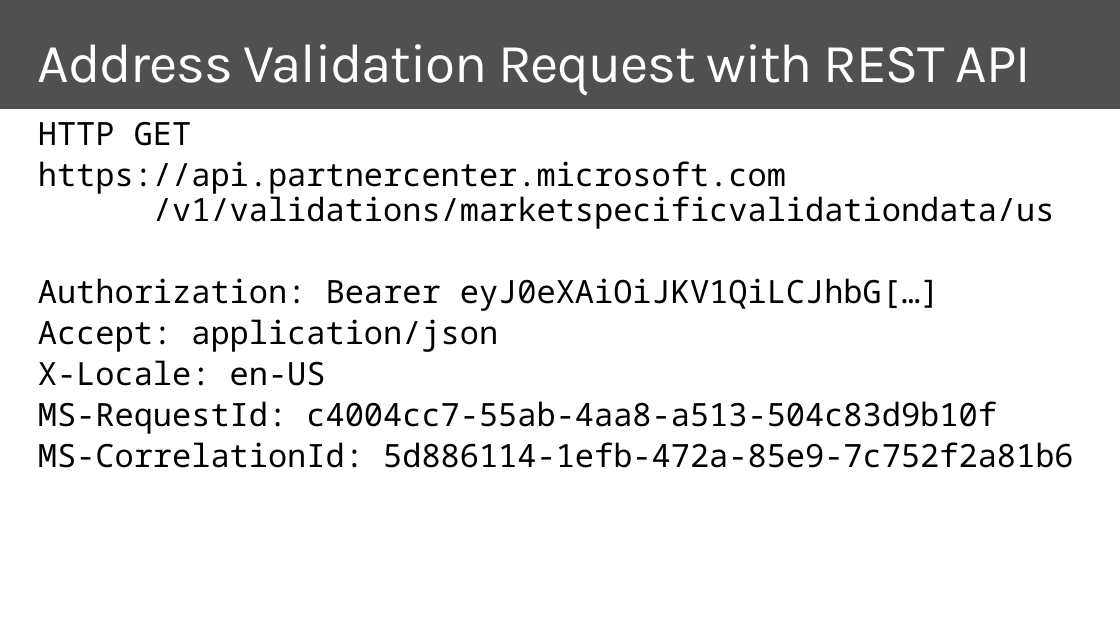
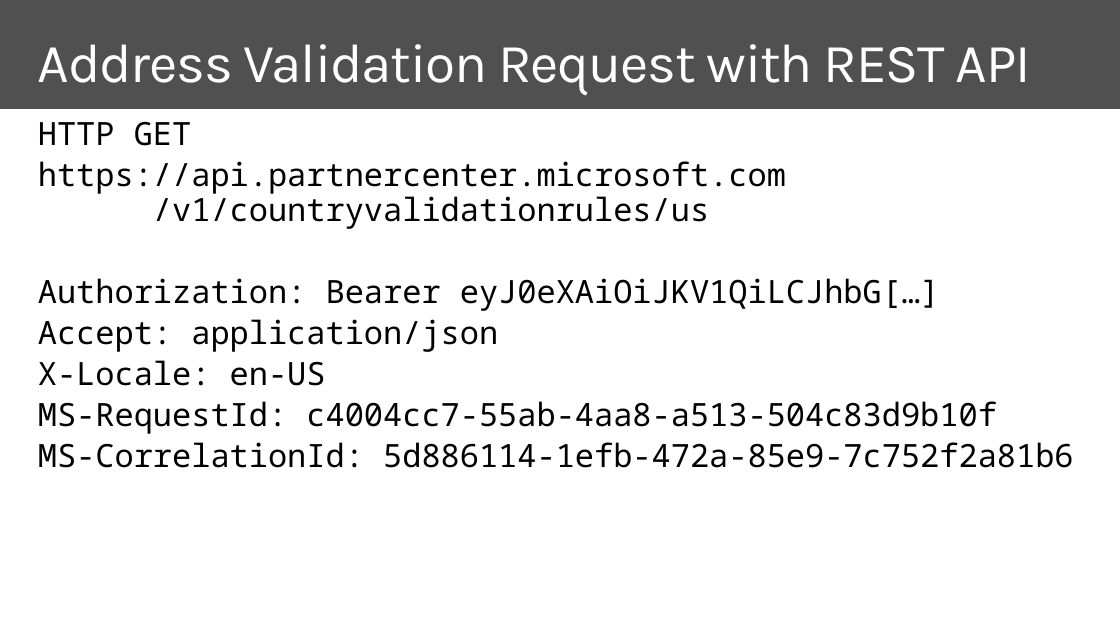
Before and after one commit to isabella232/training-course, a slide deck: slide 44 of mod-06-customers/mod-06-customers.pptx. Drawn at 1120x630 pixels with LibreOffice and Linux fonts; fonts in the diff are those of the drawing; background and template pictures are left out. Boxes give left, top, right and bottom in pixels: in the first picture for what was removed or moved away, otherwise in the second. Text is boxed around its words. In the diff, an @@ line names an element or a change of style, - is before the commit and + after.

Commit message:
update slides and demos with Partner Center SDK GA updates

```diff
--- a/mod-06-customers/mod-06-customers.pptx
+++ b/mod-06-customers/mod-06-customers.pptx
@@ text at [38,161,786,229]: text changed @@
-https://api.partnercenter.microsoft.com
-/v1/validations/marketspecificvalidationdata/us
+https://api.partnercenter.microsoft.com
+/v1/countryvalidationrules/us
```
Also in this commit, not shown: 15 other files.
